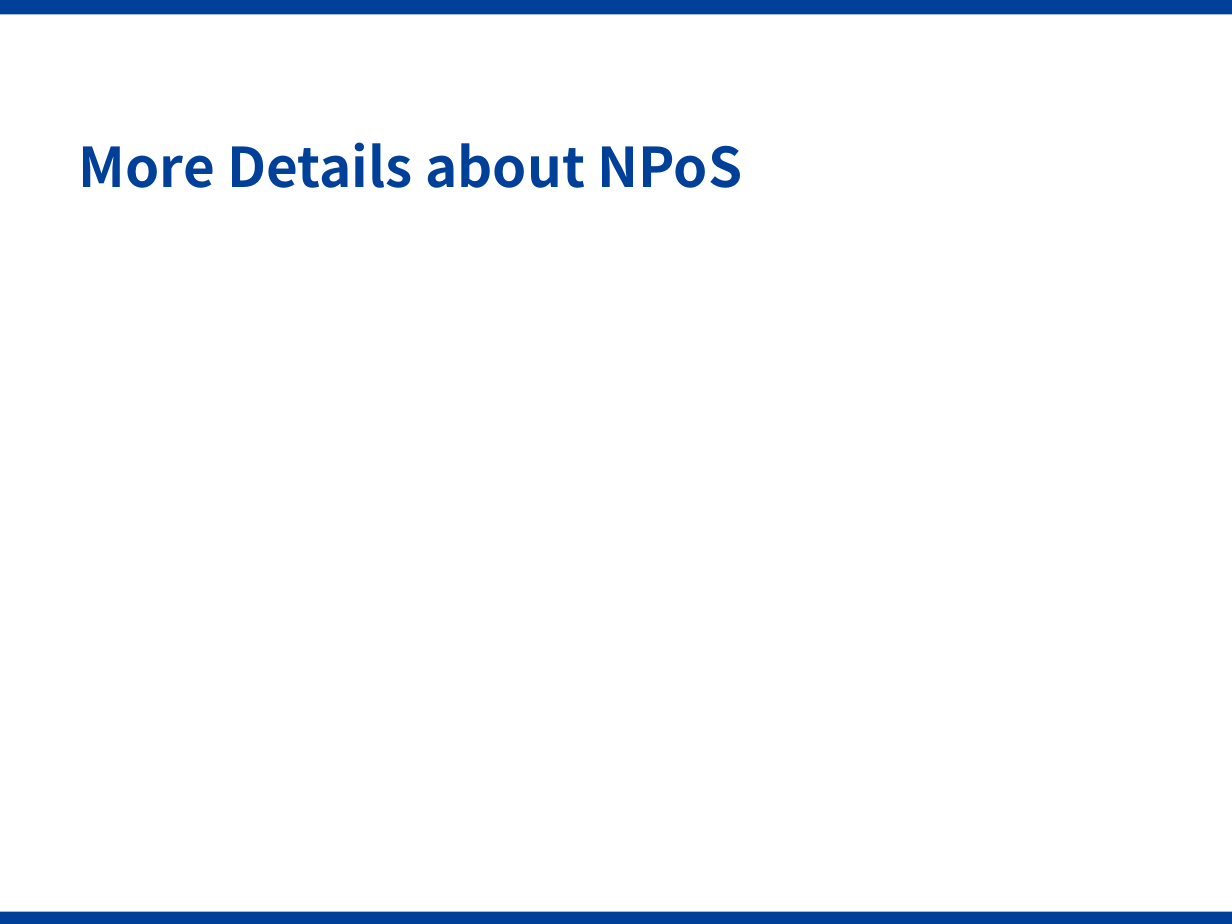
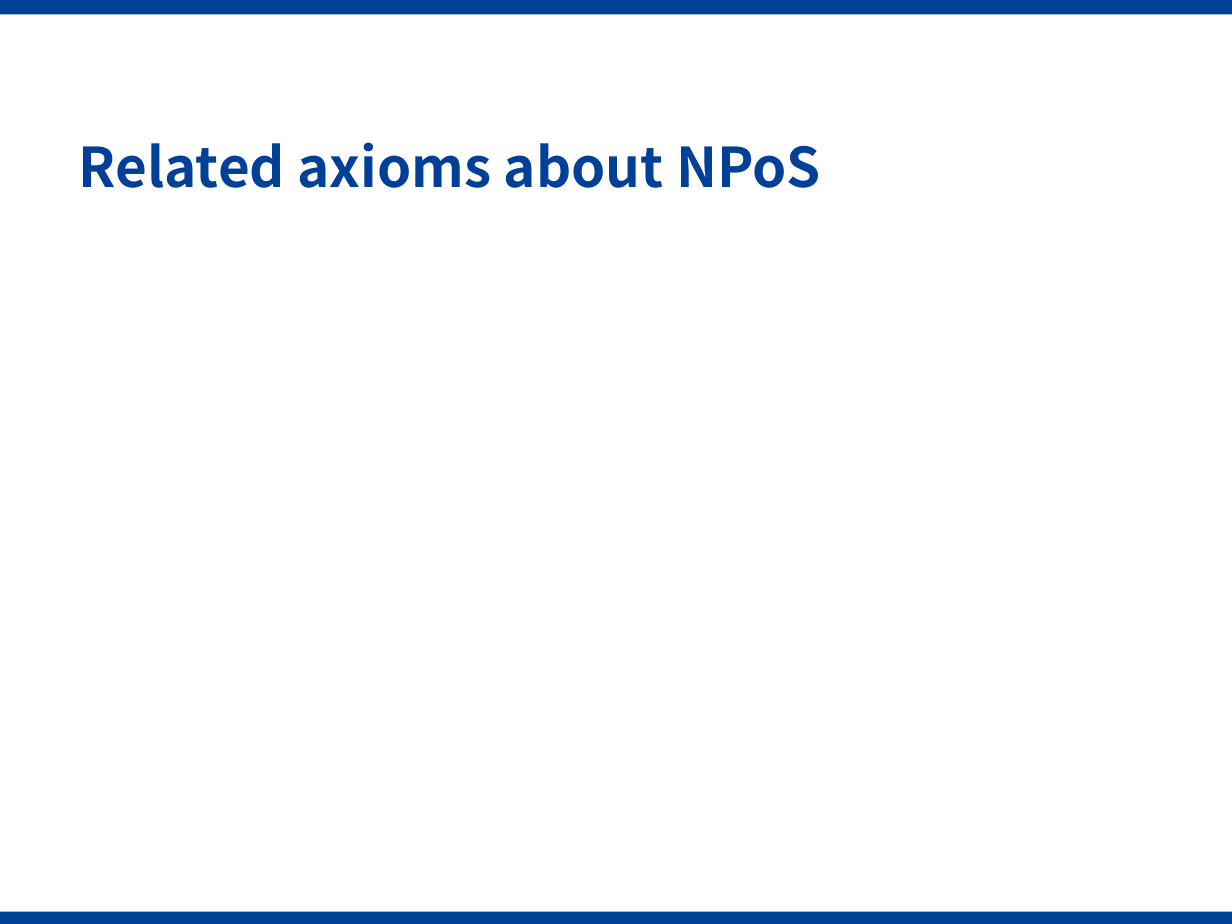
Before and after one commit to Voidkai/Polkadot, a slide deck: slide 12 of PPT/Polkadot-PPT.pptx. Drawn at 1232x924 pixels with LibreOffice and Linux fonts; fonts in the diff are those of the drawing; grey boxes stand for pictures; background and template pictures are left out. Boxes give left, top, right and bottom in pixels: in the first picture for what was removed or moved away, otherwise in the second. Text is boxed around its words. In the diff, an @@ line names an element or a change of style, - is before the commit and + after.

```diff
--- a/PPT/Polkadot-PPT.pptx
+++ b/PPT/Polkadot-PPT.pptx
@@ title at [79,142,821,188]: text changed @@
-More Details about NPoS
+Related axioms about NPoS
```
Also in this commit, not shown: 1 other slide changed, 1 slide added.
